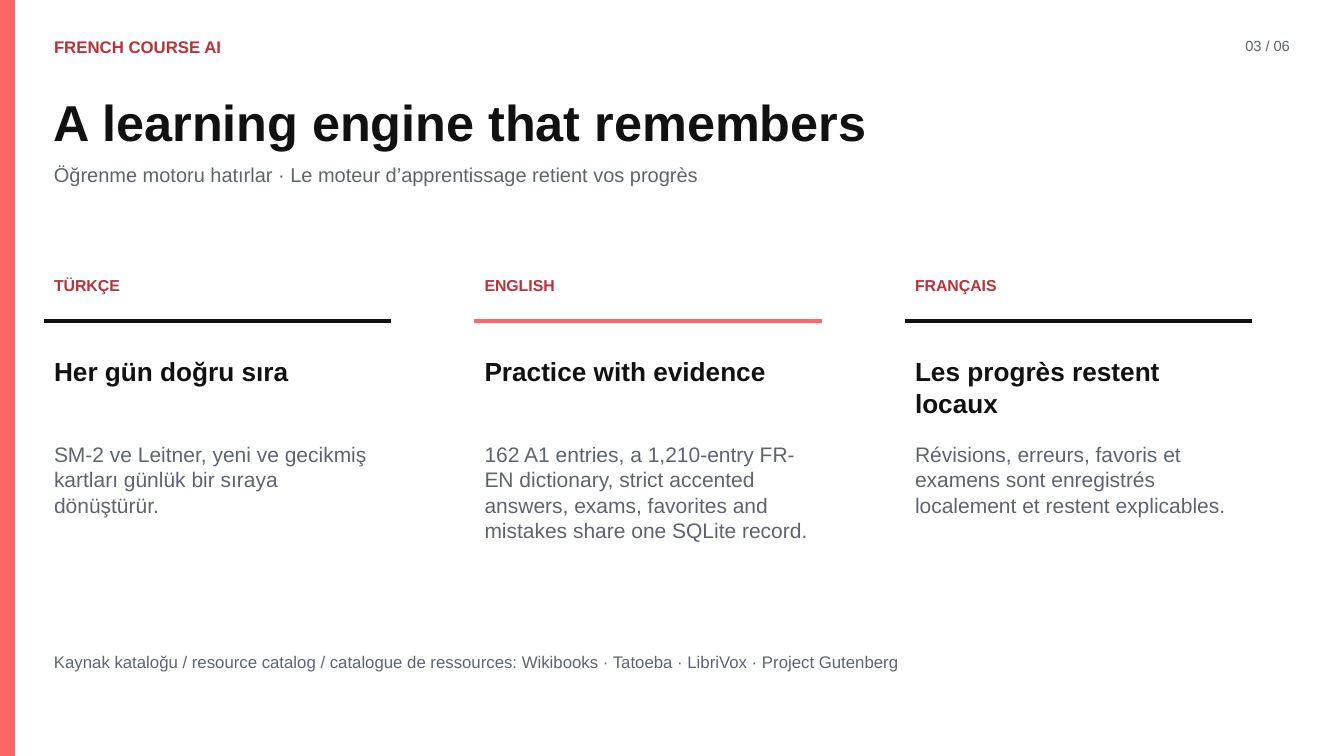
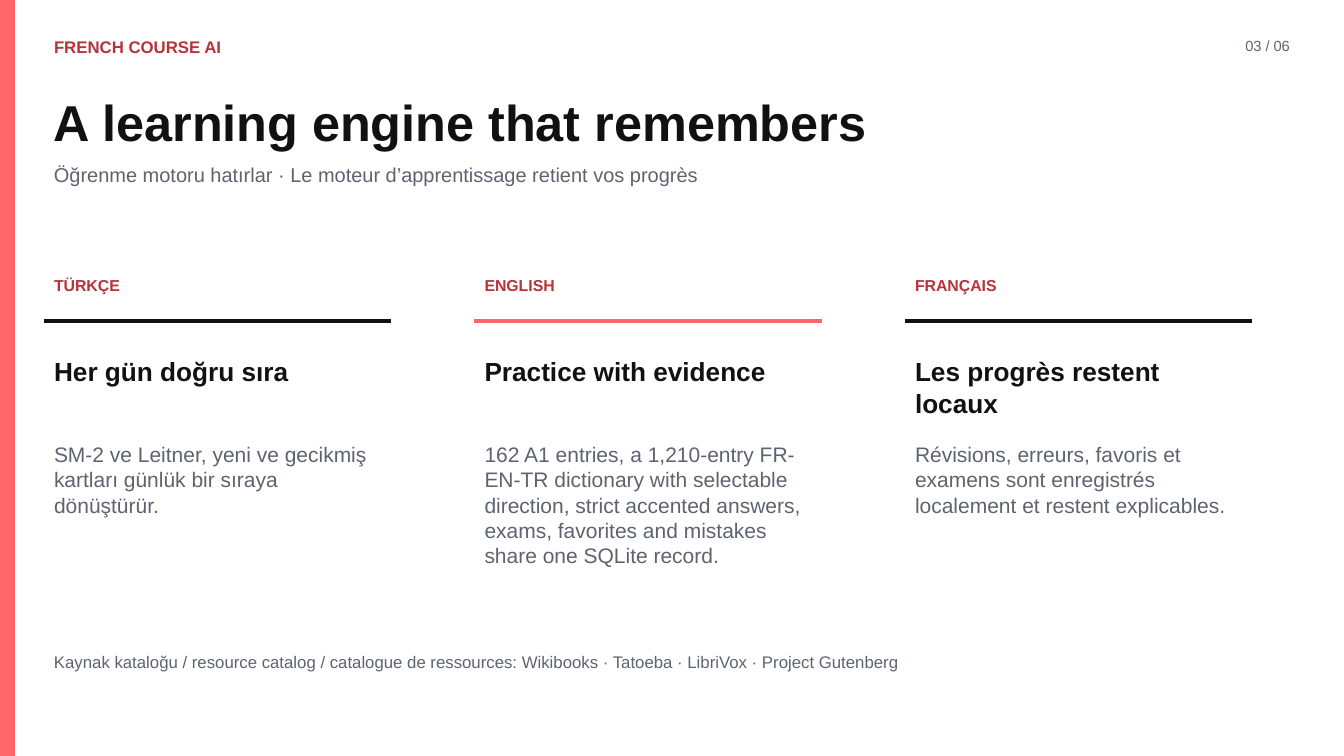
Before and after one commit to Azizsekerdil/FrenchCourseAI, a slide deck: slide 3 of docs/presentation/French-Course-AI-Trilingual.pptx. Drawn at 1344x756 pixels with LibreOffice and Linux fonts; fonts in the diff are those of the drawing. Boxes give left, top, right and bottom in pixels: in the first picture for what was removed or moved away, otherwise in the second. Text is boxed around its words. In the diff, an @@ line names an element or a change of style, - is before the commit and + after.

```diff
--- a/docs/presentation/French-Course-AI-Trilingual.pptx
+++ b/docs/presentation/French-Course-AI-Trilingual.pptx
@@ text at bbox=[485, 447, 800, 567]: text changed @@
-162 A1 entries, a 1,210-entry FR-EN dictionary, strict accented answers, exams, favorites and mistakes share one SQLite record.
+162 A1 entries, a 1,210-entry FR-EN-TR dictionary with selectable direction, strict accented answers, exams, favorites and mistakes share one SQLite record.
```
Also in this commit, not shown: 3 other slides changed, 2 other files.
